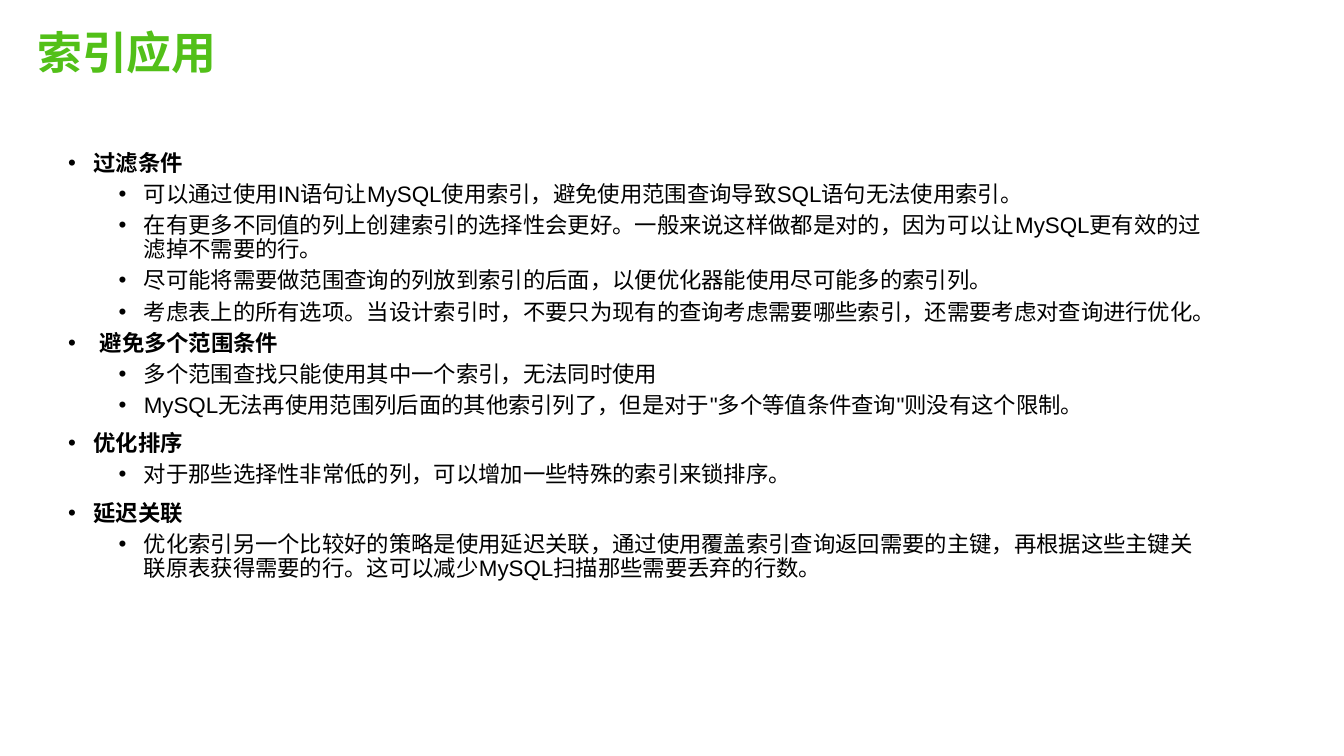
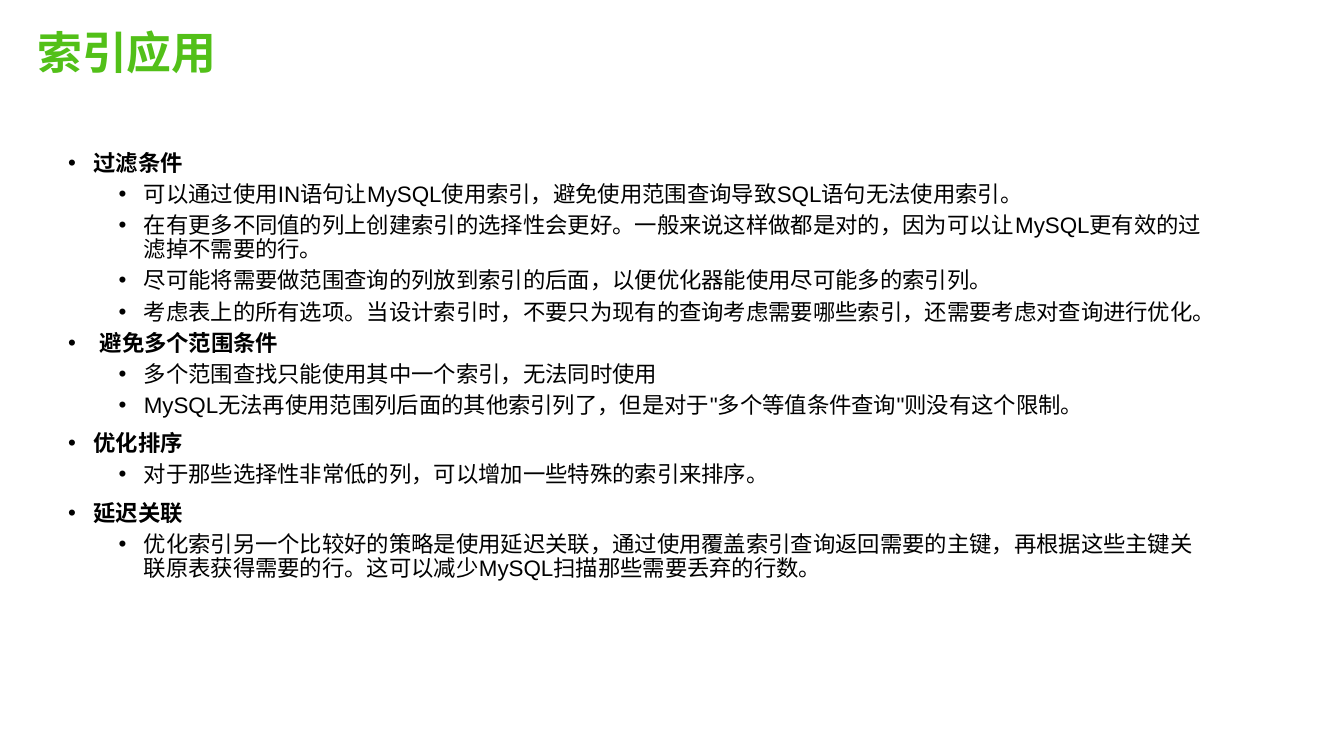
Before and after one commit to robertchengzy/kata, a slide deck: slide 14 of mysql-index.pptx (slide 16 before the commit). Drawn at 1344x756 pixels with LibreOffice and Linux fonts; fonts in the diff are those of the drawing. Boxes give left, top, right and bottom in pixels: in the first picture for what was removed or moved away, otherwise in the second. Text is boxed around its words. In the diff, an @@ line names an element or a change of style, - is before the commit and + after.

```diff
--- a/mysql-index.pptx
+++ b/mysql-index.pptx
@@ text at <box>144,463,769,485</box>: text changed @@
-  • 对于那些选择性非常低的列，可以增加一些特殊的索引来锁排序。
+  • 对于那些选择性非常低的列，可以增加一些特殊的索引来排序。
```
Also in this commit, not shown: 6 other slides changed, 2 slides added.
